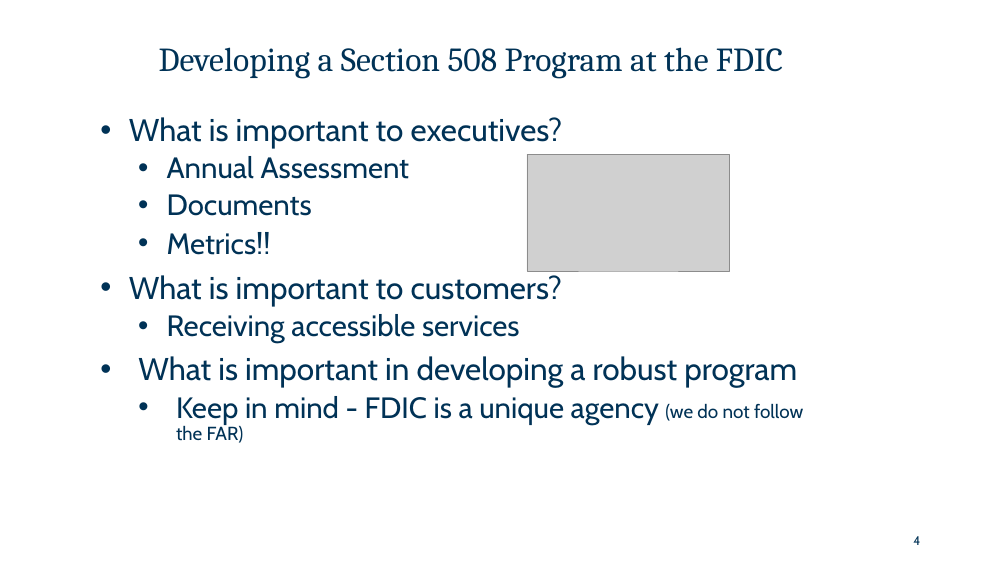
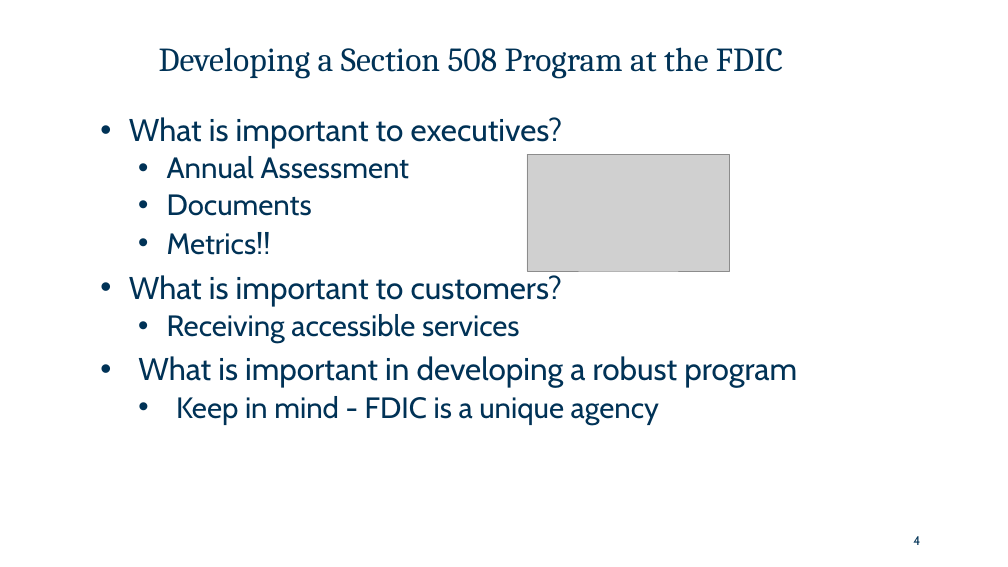
Before and after one commit to GSA/Assets.Section508.gov, a slide deck: slide 4 of assets/files/FDIC-Automated-Business-Workflow_ITACM-DEC-2025.pptx. Drawn at 1008x567 pixels with LibreOffice and Linux fonts; fonts in the diff are those of the drawing; grey boxes stand for pictures; background and template pictures are left out. Boxes give left, top, right and bottom in pixels: in the first picture for what was removed or moved away, otherwise in the second. Text is boxed around its words. In the diff, an @@ line names an element or a change of style, - is before the commit and + after.

```diff
--- a/assets/files/FDIC-Automated-Business-Workflow_ITACM-DEC-2025.pptx
+++ b/assets/files/FDIC-Automated-Business-Workflow_ITACM-DEC-2025.pptx
@@ text at box(176, 396, 659, 425): text changed @@
-  • Keep in mind - FDIC is a unique agency (we do not follow the FAR)
+  • Keep in mind - FDIC is a unique agency
```
Also in this commit, not shown: 9 other slides changed.
